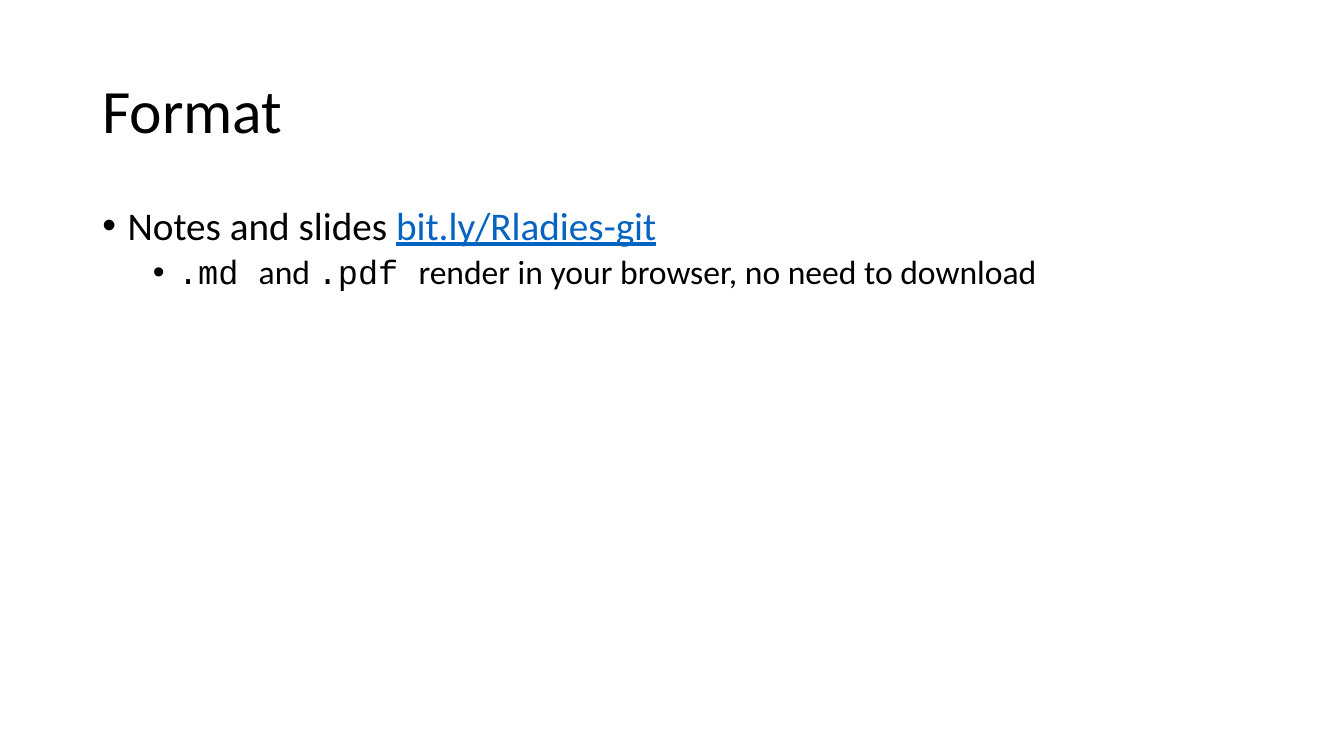
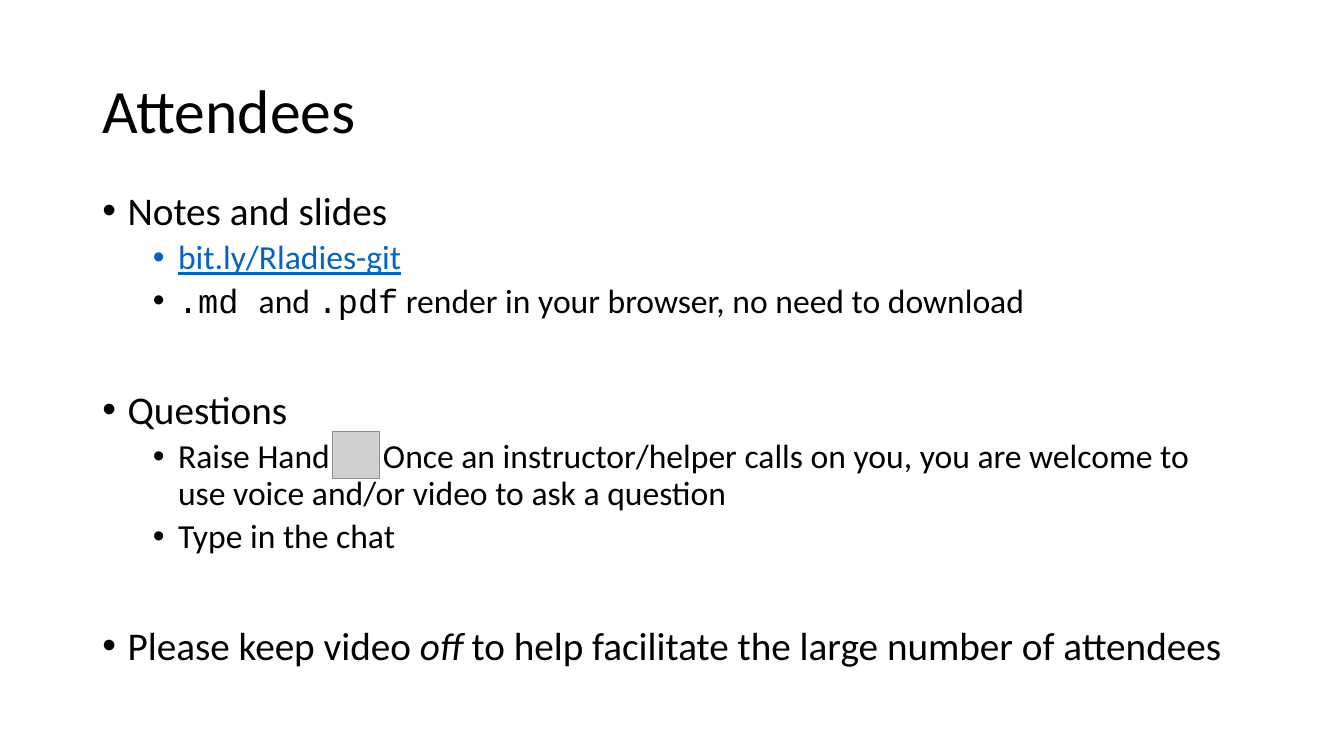
Before and after one commit to kdillmcfarland/2021-04-02-r-ladies-seattle-online, a slide deck: slide 3 of _episodes/R-ladies/2021-04_setup.pptx. Drawn at 1344x756 pixels with LibreOffice and Linux fonts; fonts in the diff are those of the drawing; grey boxes stand for pictures. Boxes give left, top, right and bottom in pixels: in the first picture for what was removed or moved away, otherwise in the second. Text is boxed around its words. In the diff, an @@ line names an element or a change of style, - is before the commit and + after.

```diff
--- a/_episodes/R-ladies/2021-04_setup.pptx
+++ b/_episodes/R-ladies/2021-04_setup.pptx
@@ title at (x1=102, y1=90, x2=355, y2=134): text changed @@
-Format
+Attendees
@@ text "Notes and slides" moved from (x1=128, y1=212, x2=1036, y2=291) to (x1=128, y1=197, x2=1221, y2=667) @@
@@ text at (x1=128, y1=197, x2=401, y2=275): text changed; size 28 to 24 pt @@
-• Notes and slides bit.ly/Rladies-git
+• Notes and slides
+  • bit.ly/Rladies-git
@@ text at (x1=128, y1=397, x2=1221, y2=667): paragraphs added @@
+• Questions
+  • Raise Hand Once an instructor/helper calls on you, you are welcome to use voice and/or video to ask a question
+  • Type in the chat
+• Please keep video off to help facilitate the large number of attendees
@@ picture added at (x1=332, y1=432, x2=379, y2=479) @@
```
Also in this commit, not shown: 2 other slides changed.
